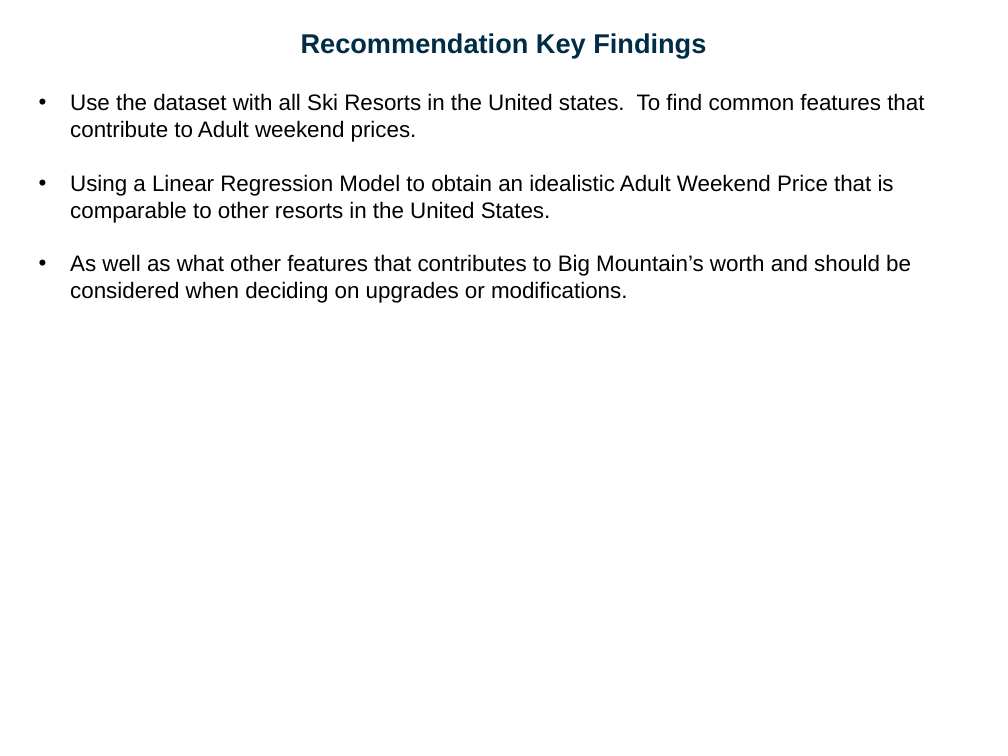
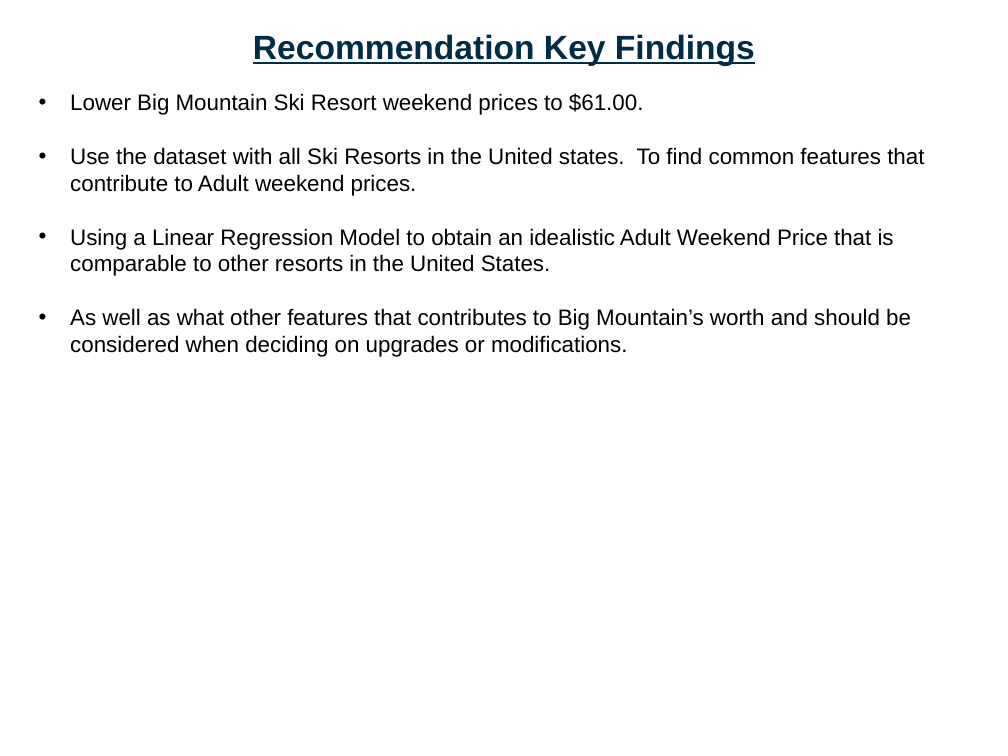
Before and after one commit to funwandrea/GuidedCapstone, a slide deck: slide 3 of Guided Capstone Slide Deck.pptx. Drawn at 1008x756 pixels with LibreOffice and Linux fonts; fonts in the diff are those of the drawing. Boxes give left, top, right and bottom in pixels: in the first picture for what was removed or moved away, otherwise in the second. Text is boxed around its words. In the diff, an @@ line names an element or a change of style, - is before the commit and + after.

Commit message:
Edits on the Slide deck
Modified reccomendation on key findings. Added captions.  Changed conclusion

```diff
--- a/Guided Capstone Slide Deck.pptx
+++ b/Guided Capstone Slide Deck.pptx
@@ title "Recommendation Key Findings" at <box>253,34,755,66</box>: size 19.4 to 24 pt, underline on @@
@@ text at <box>70,93,644,115</box>: paragraph added @@
+• Lower Big Mountain Ski Resort weekend prices to $61.00.
```
Also in this commit, not shown: 4 other slides changed, 2 other files.
